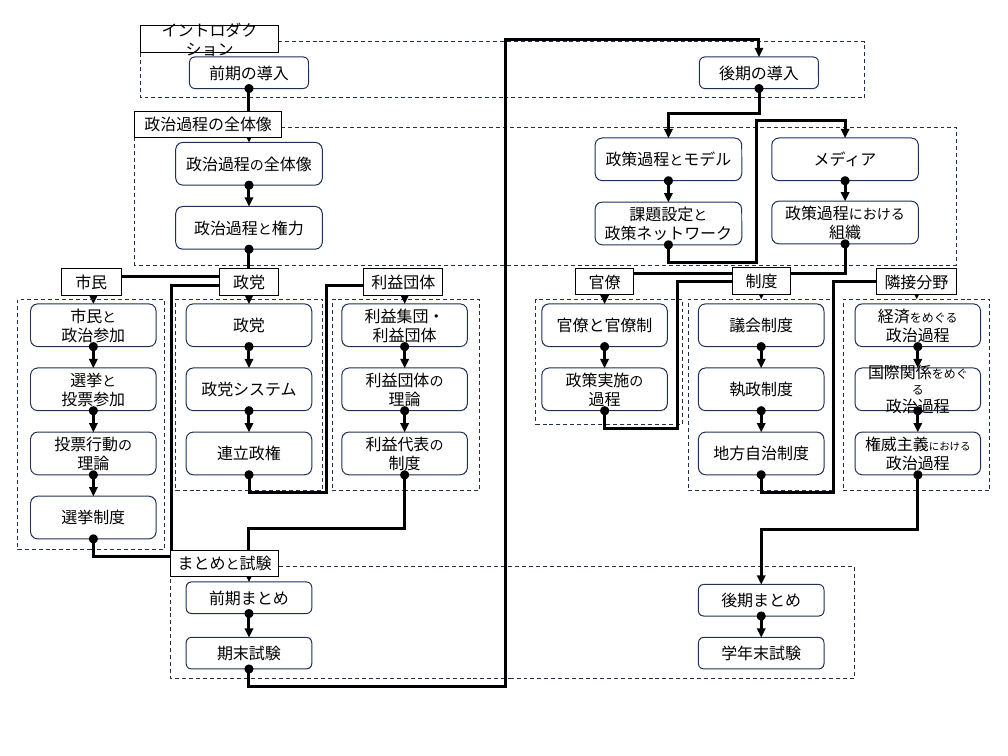
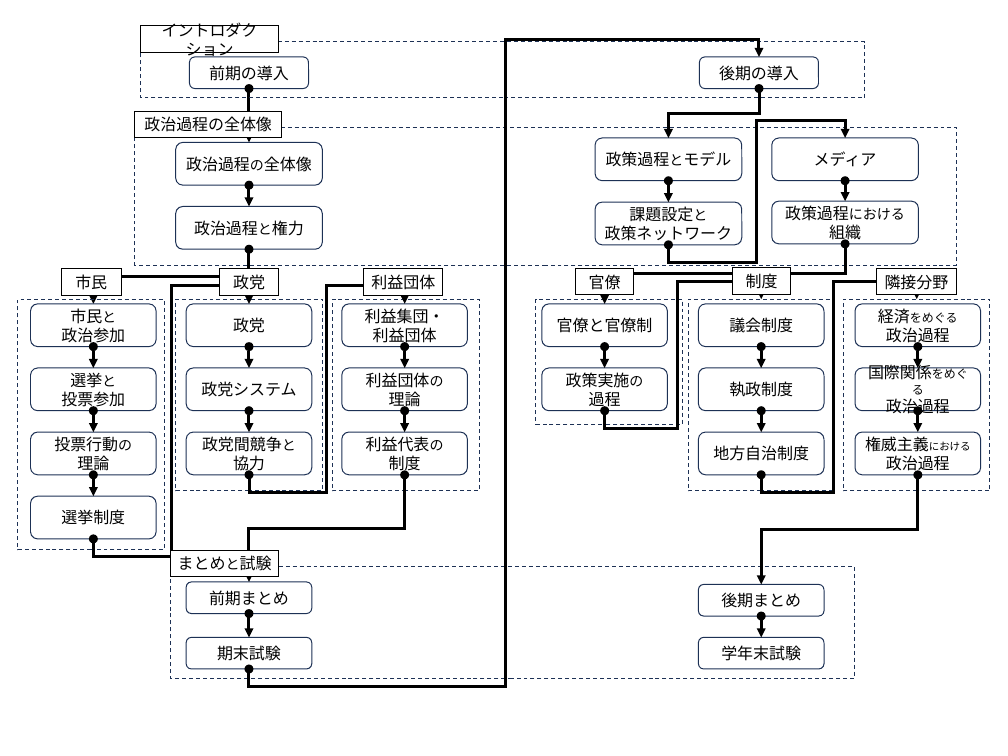
Before and after one commit to junpei-suzuki/PP-2026-Komazawa, a slide deck: slide 1 of figs/DIYfigures_pp.pptx. Drawn at 1008x756 pixels with LibreOffice and Linux fonts; fonts in the diff are those of the drawing. Boxes give left, top, right and bottom in pixels: in the first picture for what was removed or moved away, otherwise in the second. Text is boxed around its words. In the diff, an @@ line names an element or a change of style, - is before the commit and + after.

```diff
--- a/figs/DIYfigures_pp.pptx
+++ b/figs/DIYfigures_pp.pptx
@@ text in rounded rectangle at <box>202,436,296,474</box>: text changed @@
-連立政権
+政党間競争と
+協力
```
Also in this commit, not shown: 5 slides added, 41 other files.
